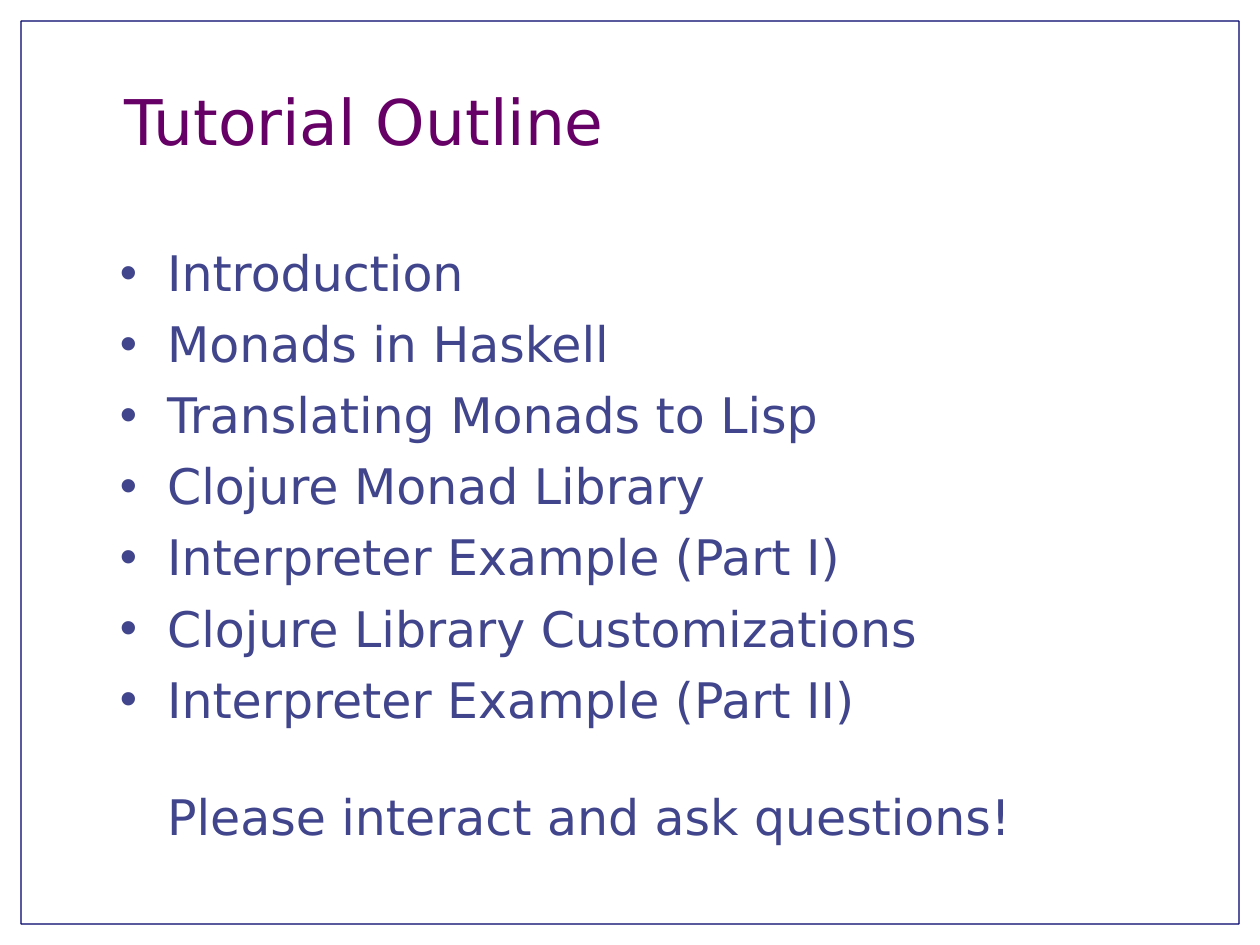
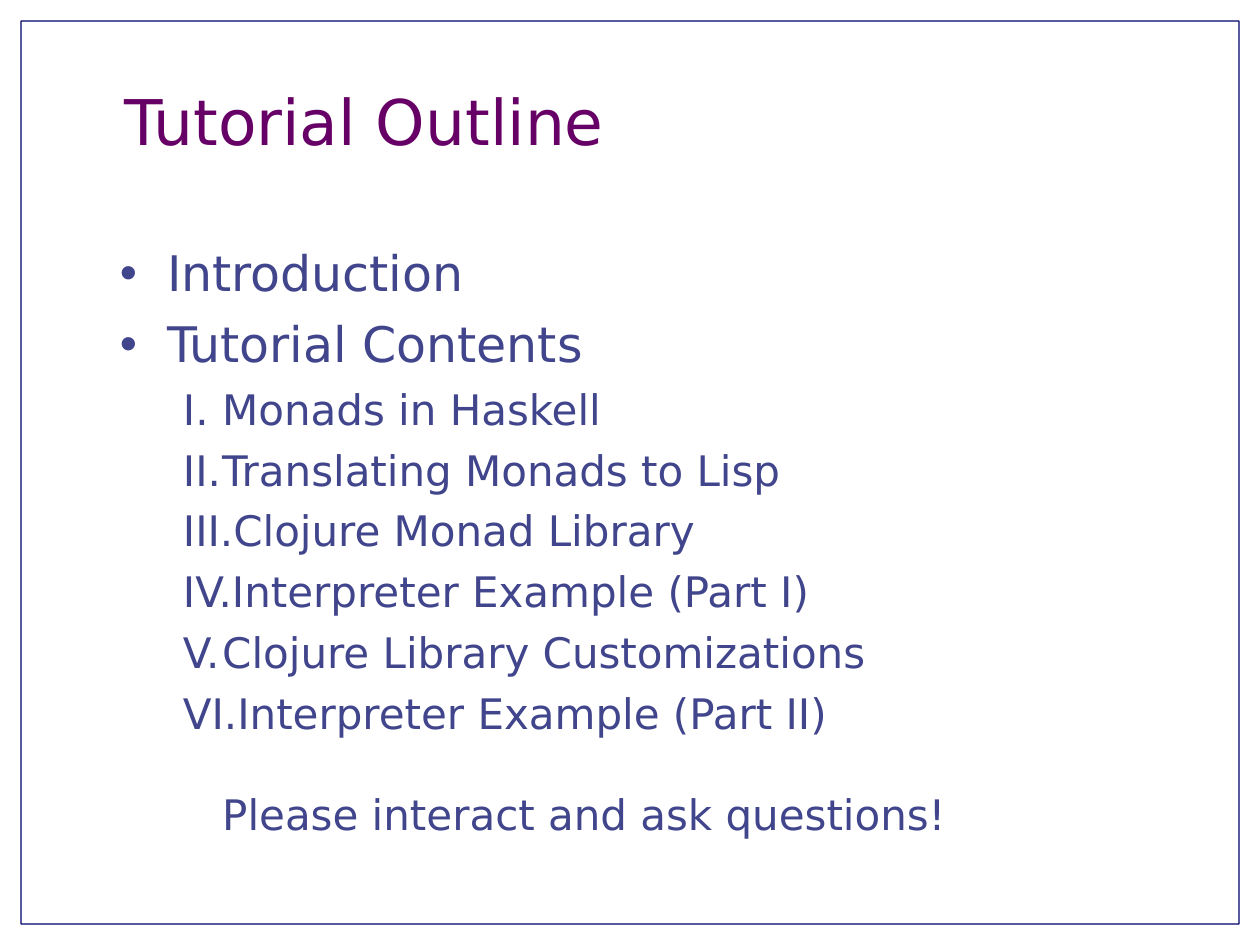
Before and after one commit to jnewbern/monad-tutorial, a slide deck: slide 2 of slides/TutorialOverview.odp. Drawn at 1260x945 pixels with LibreOffice and Linux fonts; fonts in the diff are those of the drawing. Boxes give left, top, right and bottom in pixels: in the first picture for what was removed or moved away, otherwise in the second. Text is boxed around its words. In the diff, an @@ line names an element or a change of style, - is before the commit and + after.

Commit message:
Overview slides for tutorial - please use as OpenOffice template

```diff
--- a/slides/TutorialOverview.odp
+++ b/slides/TutorialOverview.odp
@@ text at box(167, 324, 583, 363): paragraph added @@
+• Tutorial Contents
@@ text at box(183, 393, 946, 839): size 28 to 24 pt in "Monads in Haskell", "Translating Monads to Lisp", "Clojure Monad Library", "Interpreter Example (Part I)" and 2 more places; bullet • to I.; list level 1 to 2 in "Monads in Haskell"; list level 1 to 2 in "Translating Monads to Lisp"; list level 1 to 2 in "Clojure Monad Library"; list level 1 to 2 in "Interpreter Example (Part I)"; list level 1 to 2 in "Clojure Library Customizations"; list level 1 to 2 in "Interpreter Example (Part II) Please ..." @@
```
Also in this commit, not shown: 1 other slide changed, 2 slides added.
